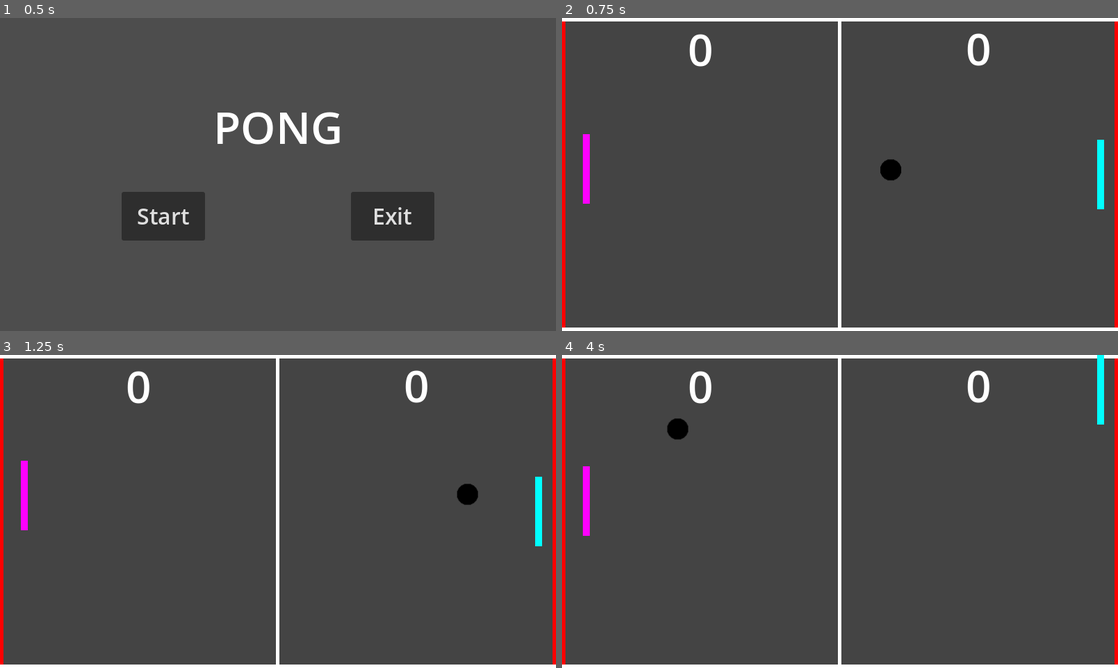
Above: before the commit, frames 1-4 (two rows, left to right).
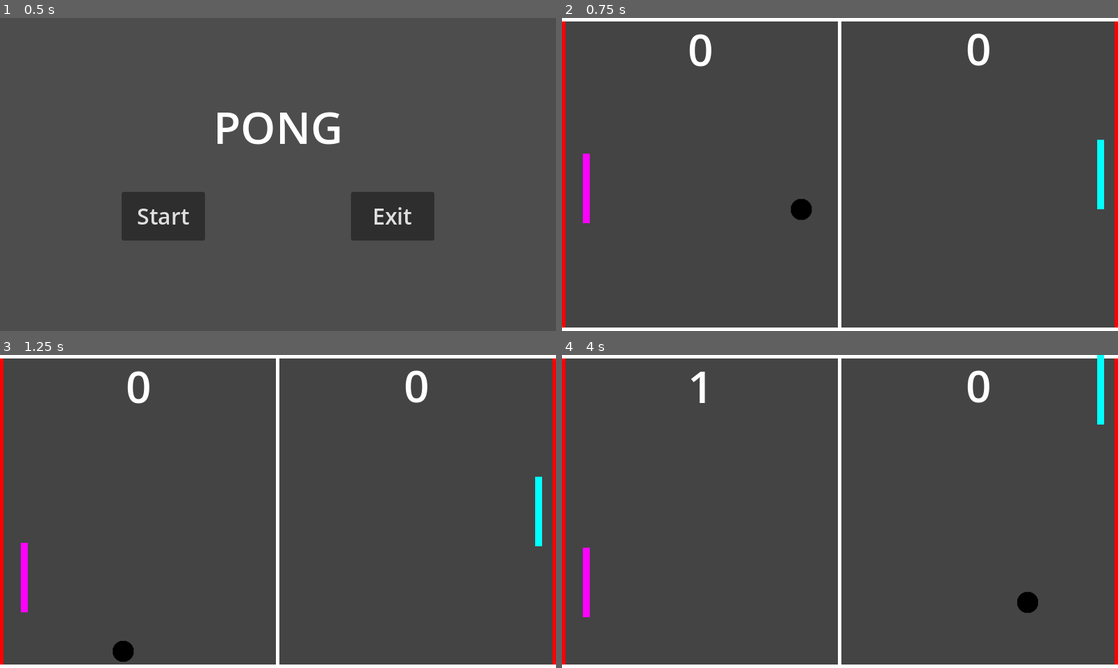
Above: after the commit, the same moments.

Repository: ittokunvim/example-godot
Game: Godot game, scene res://mainmenu.tscn
The game is run twice, just before and just after one commit, with the same random seed, the same clock (stepped at 60 frames per second) and the same inputs.
Inputs:
- Up to frame 1 (0.5 s): no input
- Up to frame 2 (0.75 s): click "Start" at 0.5 s
- Up to frame 3 (1.25 s): no input
- Up to frame 4 (4 s): hold Up (player_move_up) 1.28-2.03 s; hold Down (player_move_down) 2.03-2.78 s; hold Up (player_move_up) from 2.78 s (still down)

Frame 1 is identical in both runs. In frame 2, 0.6% of the frame differs, in the area x 3-61%, y 37-66%; in frame 3, 1.0%; in frame 4, 1.2%, in the area x 3-86%, y 5-84%.

Commit message:
fixed codes
Issue: #1

Diff:
--- a/pong/ball.gd
+++ b/pong/ball.gd
@@ -5,7 +5,7 @@
 signal enemy_scored
 
 
-var _speed := 400.0
+var _speed := 450.0
 var _direction := Vector2.ZERO
 
 
@@ -18,7 +18,6 @@
 
 func _process(delta: float) -> void:
 	# ボールを動かす
-	_speed += delta * 2.0
 	position += _speed * delta * _direction
 
 
--- a/pong/global.gd
+++ /dev/null
@@ -1,26 +0,0 @@
-extends Node
-
-
-var current_scene = null
-
-
-func _ready():
-	var root = get_tree().root
-	# ルートの最後の子ノードを取得
-	current_scene = root.get_child(-1)
-
-
-func goto_scene(scene):
-	# 遅延呼び出し（クラッシュを防ぐため）
-	_deferred_goto_scene.call_deferred(scene)
-
-
-func _deferred_goto_scene(scene):
-	# 安全に現在のシーンを削除
-	current_scene.free()
-	# 現在のシーンをインスタンス化
-	current_scene = scene.instantiate()
-	# ルートに現在のシーンを子ノードに追加
-	get_tree().root.add_child(current_scene)
-	# SceneTree.change_scene_to_file()のためのコード
-	get_tree().current_scene = current_scene
--- a/pong/mainmenu.gd
+++ b/pong/mainmenu.gd
@@ -1,11 +1,9 @@
 extends Control
 
 
-@onready var pong = preload("res://pong.tscn")
+func _on_start_button_pressed() -> void:
+	get_tree().change_scene_to_file("res://pong.tscn")
 
-
-func _on_start_button_pressed() -> void:
-	Global.goto_scene(pong)
 
 func _on_exit_button_pressed() -> void:
 	get_tree().quit()
--- a/pong/pong.gd
+++ b/pong/pong.gd
@@ -1,30 +1,34 @@
 extends Node
 
+
+# リトライボタンを押したら
+func new_game() -> void:
+	$UI/Retry.visible = false
+	$Enemy.reset()
+	$UI.reset()
+	$Ball.start()
+
+
+# タイトルに戻るボタンを押したら
+func back_to_title() -> void:
+	# シーンをメインメニューに切り替え
+	get_tree().change_scene_to_file("res://mainmenu.tscn")
 
 # プレイヤーに得点が入った
 func _on_ball_player_scored() -> void:
 	$UI.add_player_score()
 	if $UI.player_score >= 5:
-		_gameover()
+		$UI/Retry.visible = true
+		$Ball.stop()
 	else:
-		_reset()
+		$Ball.start()
+
 
 # 的に得点が入ってしまった
 func _on_ball_enemy_scored() -> void:
 	$UI.add_enemy_score()
 	if $UI.enemy_score >= 5:
-		_gameover()
+		$UI/Retry.visible = true
+		$Ball.stop()
 	else:
-		_reset()
-
-
-# 得点時
-func _reset() -> void:
-	$Ball.start()
-
-
-# ゲームオーバー時
-func _gameover() -> void:
-	$Ball.stop()
-	$Enemy.reset()
-	$UI.reset()
+		$Ball.start()
--- a/pong/pong.tscn
+++ b/pong/pong.tscn
@@ -200,3 +200,5 @@
 [connection signal="enemy_scored" from="Ball" to="." method="_on_ball_enemy_scored"]
 [connection signal="player_scored" from="Ball" to="." method="_on_ball_player_scored"]
 [connection signal="screen_exited" from="Ball/VisibleOnScreenNotifier2D" to="Ball" method="_on_visible_on_screen_notifier_2d_screen_exited"]
+[connection signal="pressed" from="UI/Retry/RetryButton" to="." method="new_game"]
+[connection signal="pressed" from="UI/Retry/BackToTitleButton" to="." method="back_to_title"]
--- a/pong/project.godot
+++ b/pong/project.godot
@@ -14,10 +14,6 @@
 run/main_scene="uid://ba7kja2xmkxth"
 config/features=PackedStringArray("4.6", "Forward Plus")
 config/icon="res://icon.svg"
-
-[autoload]
-
-Global="*uid://836lh3615hxt"
 
 [display]
 
Not shown, removed: pong/global.gd.uid
